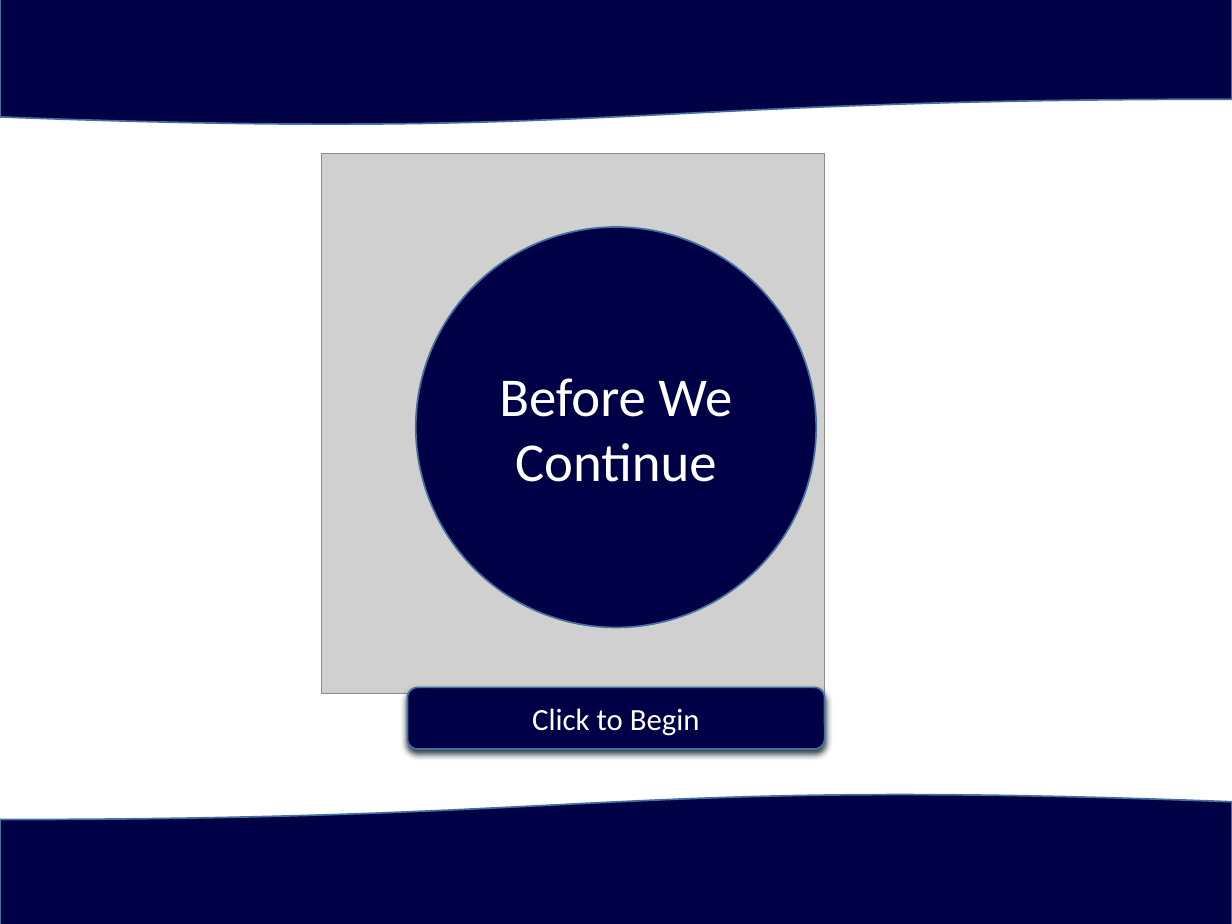
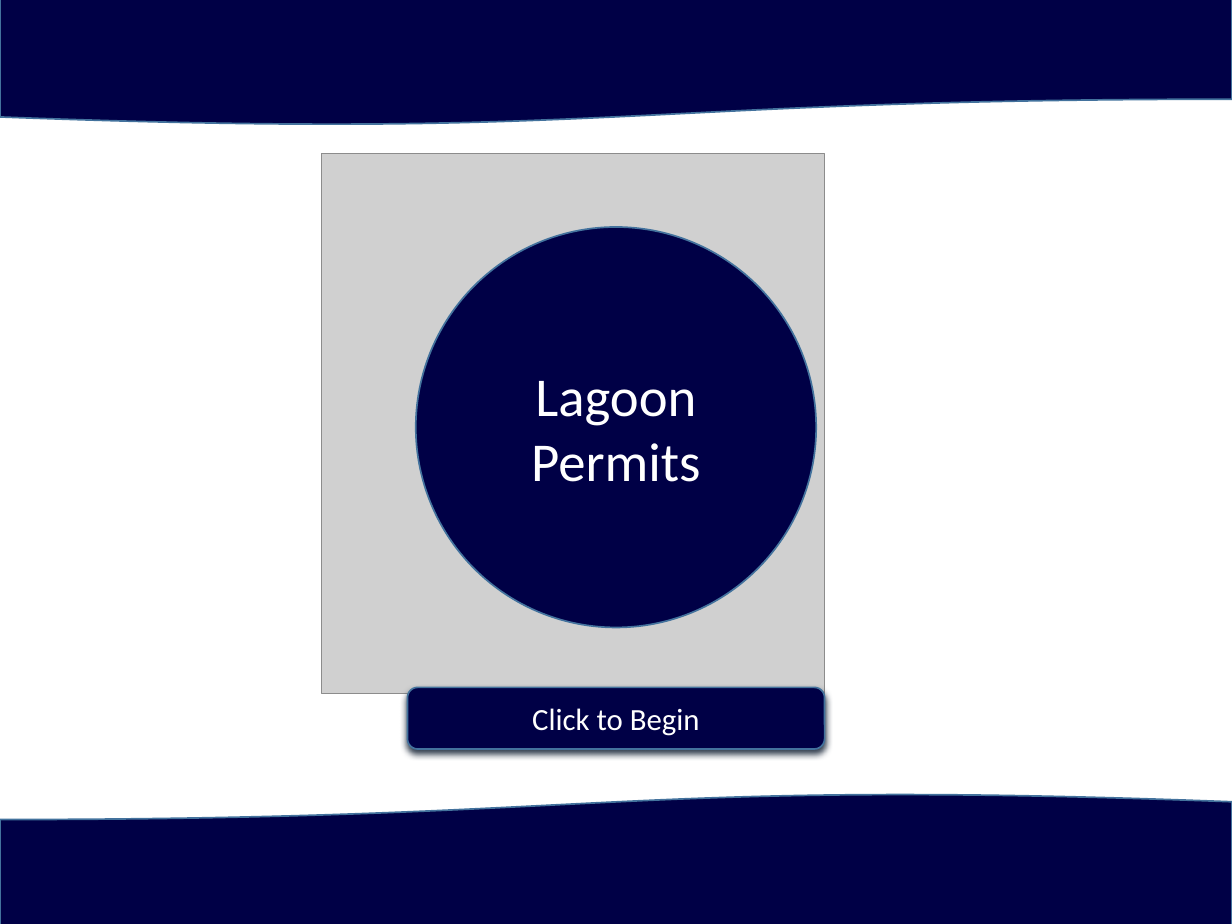
Before and after one commit to jstngoulet/ActiveNet_Trainer, a slide deck: slide 1 of ActiveNet Trainer/PowerPoint Creations/Lagoon Permits.pptx. Drawn at 1232x924 pixels with LibreOffice and Linux fonts; fonts in the diff are those of the drawing; grey boxes stand for pictures. Boxes give left, top, right and bottom in pixels: in the first picture for what was removed or moved away, otherwise in the second. Text is boxed around its words. In the diff, an @@ line names an element or a change of style, - is before the commit and + after.

Commit message:
fixed title of lagoon permits and created new w2w slides - for scheduling details

```diff
--- a/ActiveNet Trainer/PowerPoint Creations/Lagoon Permits.pptx
+++ b/ActiveNet Trainer/PowerPoint Creations/Lagoon Permits.pptx
@@ text in ellipse at [531, 381, 700, 482]: text changed @@
-Before We Continue
+Lagoon Permits
```
